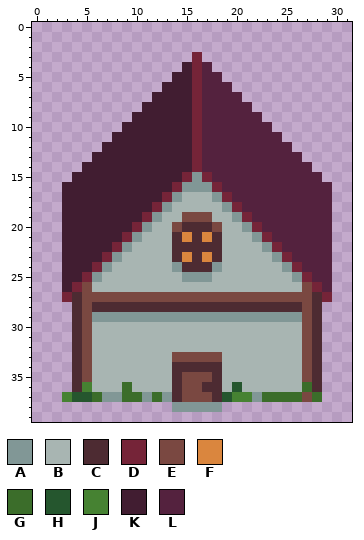
Two versions of one pixel-art sprite, HackYeah2022_GameJam/Assets/Objects/Textures/house.png. Above: the version before the commit.
The file is 32x40 pixels.
Palette (. is transparent): A #819796  B #a8b5b2  C #4d2b32  D #752438  E #7a4841  F #da863e  G #3b6d2a  H #25562e  J #468232  K #411d31  L #54223e
Pixels before, first column x 3:
 3 .............D.............
 4 ............KDL............
 5 ...........KKDLL...........
 6 ..........KKKDLLL..........
 7 .........KKKKDLLLL.........
 8 ........KKKKKDLLLLL........
 9 .......KKKKKKDLLLLLL.......
10 ......KKKKKKKDLLLLLLL......
11 .....KKKKKKKKDLLLLLLLL.....
12 ....KKKKKKKKKDLLLLLLLLL....
13 ...KKKKKKKKKKDLLLLLLLLLL...
14 ..KKKKKKKKKKKDLLLLLLLLLLL..
15 .KKKKKKKKKKKDADLLLLLLLLLLL.
16 KKKKKKKKKKKDAAADLLLLLLLLLLL
17 KKKKKKKKKKDABBBADLLLLLLLLLL
18 KKKKKKKKKDABBBBBADLLLLLLLLL
19 KKKKKKKKDABBEEEBBADLLLLLLLL
20 KKKKKKKDABBECCCEBBADLLLLLLL
21 KKKKKKDABBBCFCFCBBBADLLLLLL
22 KKKKKDABBBBCCCCCBBBBADLLLLL
23 KKKKDABBBBBCFCFCBBBBBADLLLL
24 KKKDABBBBBBACCCABBBBBBADLLL
25 KKDABBBBBBBBAAABBBBBBBBADLL
26 KDEBBBBBBBBBBBBBBBBBBBBBEDL
27 DCEEEEEEEEEEEEEEEEEEEEEEECD
28 .CECCCCCCCCCCCCCCCCCCCCCEC.
29 .CEAAAAAAAAAAAAAAAAAAAAAEC.
30 .CEBBBBBBBBBBBBBBBBBBBBBEC.
31 .CEBBBBBBBBBBBBBBBBBBBBBEC.
32 .CEBBBBBBBBBBBBBBBBBBBBBEC.
33 .CEBBBBBBBBEEEEEBBBBBBBBEC.
34 .CEBBBBBBBBCCCCCBBBBBBBBEC.
35 .CEBBBBBBBBCEEECBBBBBBBBEC.
36 .CJBBBGBBBBCEECCBHBBBBBBGC.
37 JHHGAAGGAGACEEECHJJAGGGGEG.
38 ...........AAAAA...........
The result:
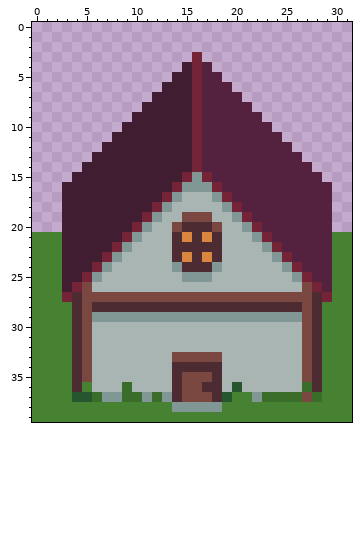
Change:
Changed rows in their new state; - is an unchanged pixel.
first column x 0:
21 JJJ---------------------------JJ
22 JJJ---------------------------JJ
23 JJJ---------------------------JJ
24 JJJ---------------------------JJ
25 JJJ---------------------------JJ
26 JJJ---------------------------JJ
27 JJJ---------------------------JJ
28 JJJJ-------------------------JJJ
29 JJJJ-------------------------JJJ
30 JJJJ-------------------------JJJ
31 JJJJ-------------------------JJJ
32 JJJJ-------------------------JJJ
33 JJJJ-------------------------JJJ
34 JJJJ-------------------------JJJ
35 JJJJ-------------------------JJJ
36 JJJJ-------------------------JJJ
37 JJJ--------------------------JJJ
38 JJJJJJJJJJJJJJ-----JJJJJJJJJJJJJ
39 JJJJJJJJJJJJJJJJJJJJJJJJJJJJJJJJ
Pixel boxes of the changes (left, top, right, bottom) in both pictures:
added: (32, 232, 352, 422)
